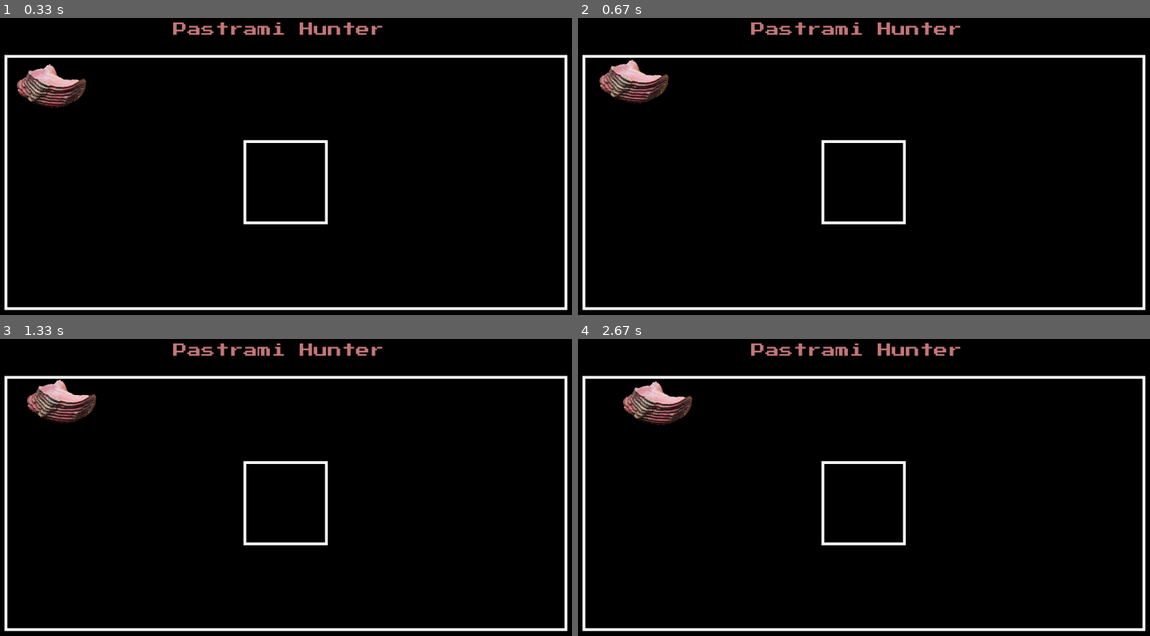
Above: before the commit, frames 1-4 (two rows, left to right).
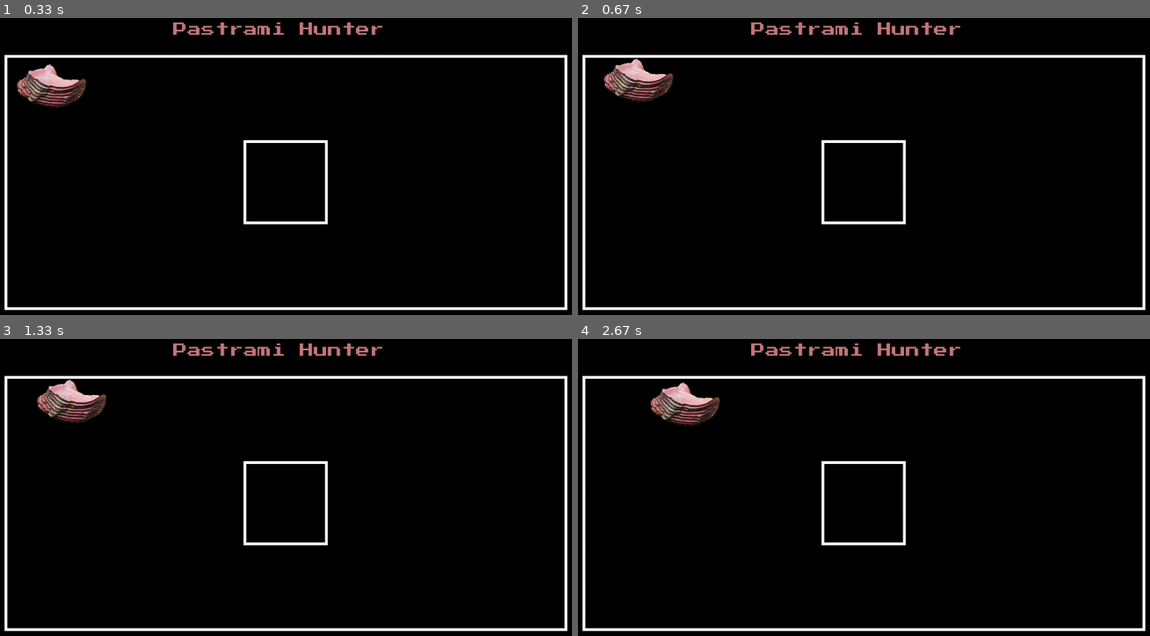
Above: after the commit, the same moments.

Repository: ajknh/PastramiHunter
Game: pygame game, started from main.py
Two runs of this game, one before a commit and one after it. Both use one fixed random seed, a clock stepped at 60 frames per second and the inputs below.
Inputs:
- Up to frame 1 (0.33 s): no input
- Up to frame 2 (0.67 s): hold W from 0.33 s (still down); hold Right from 0.33 s (still down)
- Up to frame 3 (1.33 s): release W at 0.8 s; release Right at 0.8 s; tap A at 0.83 s; hold Right from 1.17 s (still down)
- Up to frame 4 (2.67 s): release Right at 1.63 s; tap S at 2 s; hold Right from 2.33 s (still down)

Frame 1 is identical in both runs. In frame 2, 0.9% of the frame differs, in the area x 3-17%, y 13-29%; in frame 3, 1.1%; in frame 4, 1.7%, in the area x 7-25%, y 14-30%.

Commit message:
Update main.py

Diff:
--- a/main.py
+++ b/main.py
@@ -68,25 +68,25 @@
         if touching_wall():
             playerX = 100
         screen.blit(playerImg, (playerX, playerY))
-        time.sleep(0.02)
+        time.sleep(0.01)
     if pkeys[pygame.K_UP] or pkeys[pygame.K_w]:
         playerY -= 1
         if touching_wall():
             playerY = 100
         screen.blit(playerImg, (playerX, playerY))
-        time.sleep(0.02)
+        time.sleep(0.01)
     if pkeys[pygame.K_DOWN] or pkeys[pygame.K_s]:
         playerY += 1
         if touching_wall():
             playerY = 550 - playerImgY
         screen.blit(playerImg, (playerX, playerY))
-        time.sleep(0.02)
+        time.sleep(0.01)
     if pkeys[pygame.K_RIGHT] or pkeys[pygame.K_d]:
         playerX += 1
         if touching_wall():
             playerX = 1100 - playerImgX
         screen.blit(playerImg, (playerX, playerY))
-        time.sleep(0.02)
+        time.sleep(0.01)
 
     # --- Game logic should go here
     def touching_wall():
